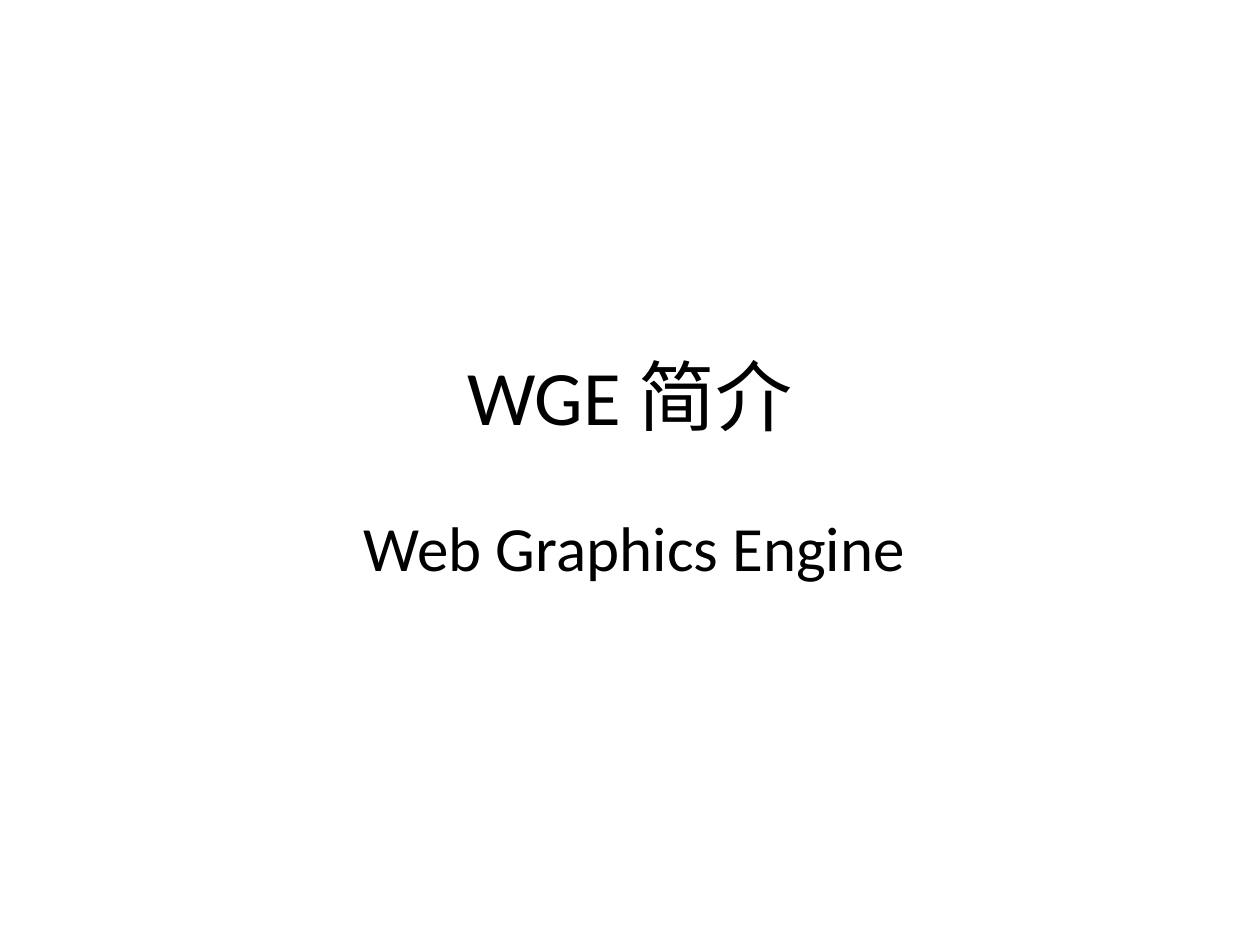
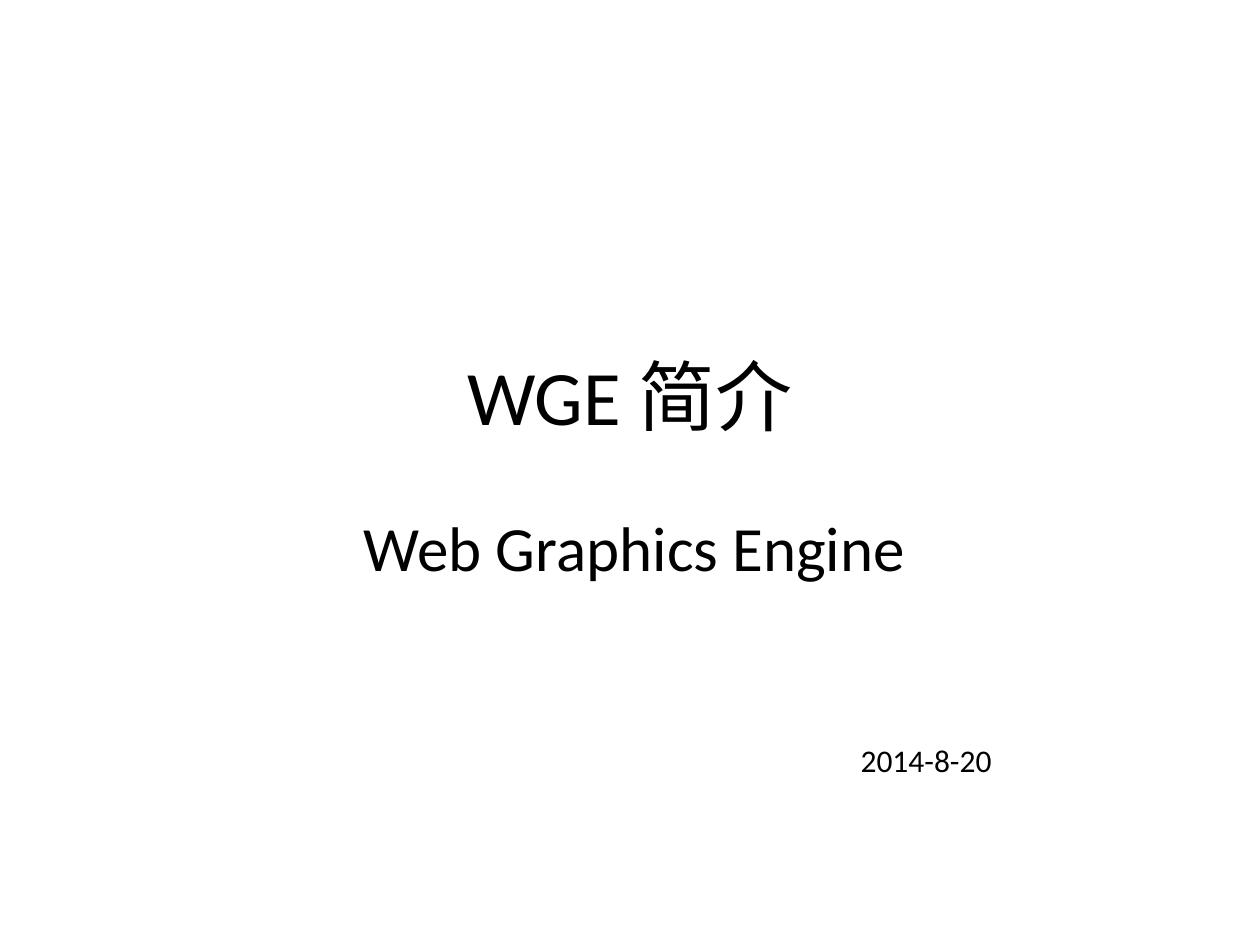
Before and after one commit to wysaid/wge, a slide deck: slide 1 of WGE 简介.pptx. Drawn at 1260x945 pixels with LibreOffice and Linux fonts; fonts in the diff are those of the drawing. Boxes give left, top, right and bottom in pixels: in the first picture for what was removed or moved away, otherwise in the second. Text is boxed around its words. In the diff, an @@ line names an element or a change of style, - is before the commit and + after.

Commit message:
添加日期

```diff
--- a/WGE 简介.pptx
+++ b/WGE 简介.pptx
@@ text added at [861,750,992,773], 18 pt, text #000000 @@
+2014-8-20
```
